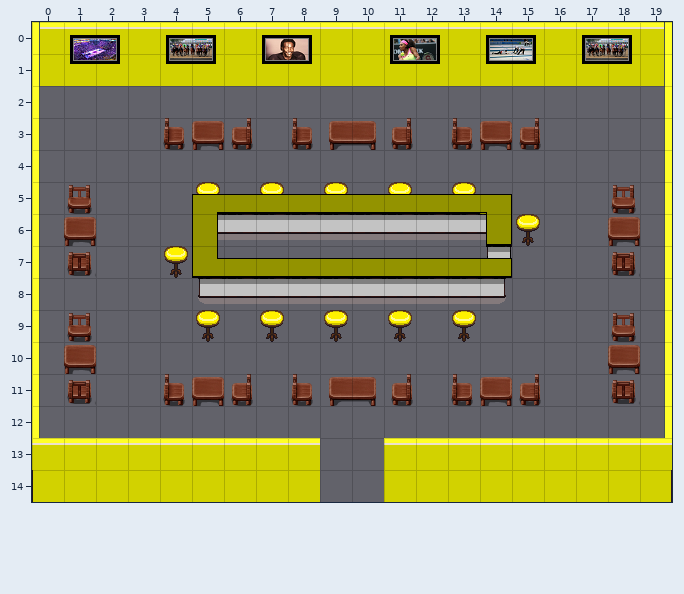
One commit to this Tiled map: game/Assets/Tilemaps/level2/level2_sports_bar_interior.tmx. Above, as it was before the edit.
Cells are 32x32 px. Shown: x 0..19, y 0..14. Not drawn, because the pictures are missing: unchanged layer "Floor".
The result:
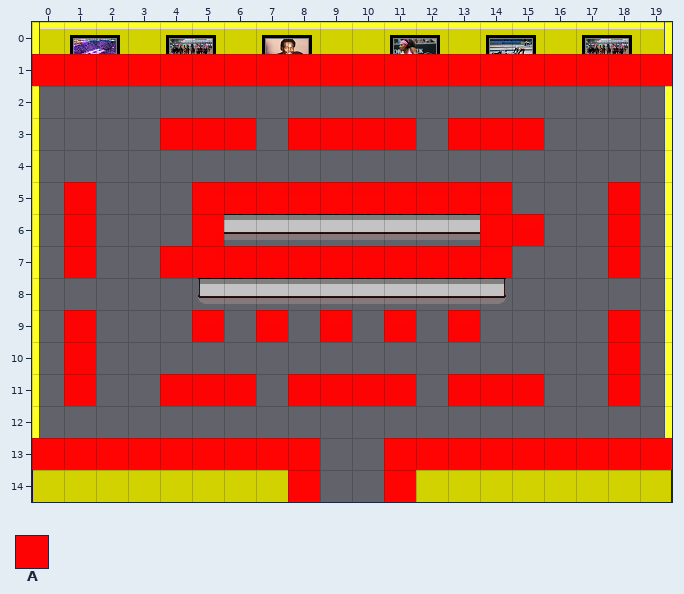
Key: from "collisions": A 0.
_ is an empty cell.
Tiles of an added or newly shown layer are drawn over the layers below it.
From old to new:
Layer "Collisions Stool" (added):
The author put tile A in row 5 at x 5, 7, 9, 11 and 13; in row 6 at x 15; in row 7 at x 4; in row 9 at x 5, 7, 9, 11 and 13.
Layer "Collisions Chair" (added):
The author put tile A in row 3 at x 4, 6, 8, 11, 13 and 15; in row 5 at x 1 and 18; in row 7 at x 1 and 18; in row 9 at x 1 and 18; in row 11 at x 1, 4, 6, 8, 11, 13, 15 and 18.
Layer "Collisions Table" (added):
The author put tile A in row 3 at x 5, 9 to 10 and 14; in row 6 at x 1 and 18; in row 10 at x 1 and 18; in row 11 at x 5, 9 to 10 and 14.
Layer "Collisions Wall" (added):
The author put tile A in row 1 at x 0, 3, 6, 9 to 10, 13, 16 and 19; in row 13 at x 0 to 8 and 11 to 19; in row 14 at x 8 and 11.
Layer "Collisions Counter" (added):
The author put tile A in row 5 at x 6, 8, 10, 12 and 14; in row 6 at x 5 and 14; in row 7 at x 5 to 14.
Layer "Collisions TV" (added):
The author put tile A in row 1 at x 1 to 2, 4 to 5, 7 to 8, 11 to 12, 14 to 15 and 17 to 18.
